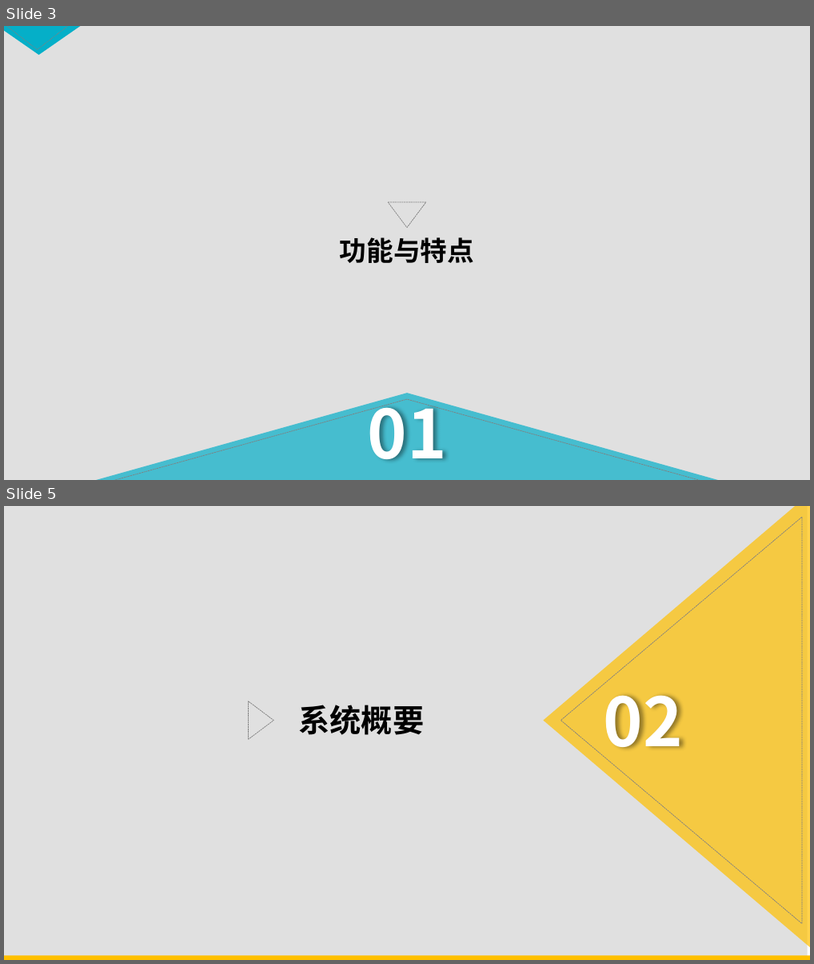
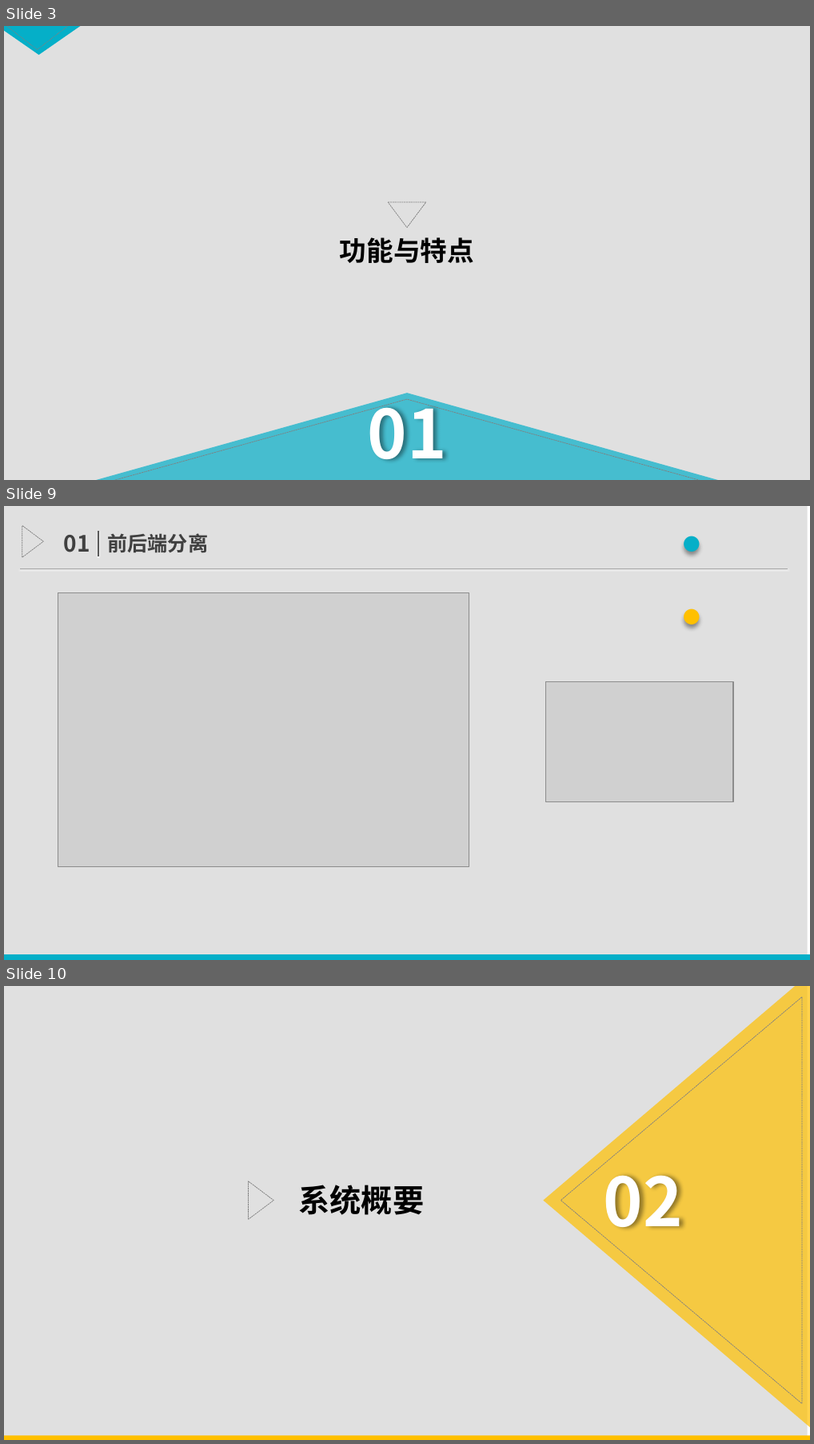
Before and after one commit to TimerChen/TrainTickets, a slide deck: Presentation/presentation.pptx. Shown one above the other, each under a label of ours: slides 3 and 5 before the commit, slides 3, 9 and 10 after it; the slides between them are not shown. The pictures are 814x964 and 814x1444 pixels, drawn with LibreOffice and Linux fonts; fonts in the diff are those of the drawing; grey boxes stand for pictures. Boxes give left, top, right and bottom in pixels: in the first picture for what was removed or moved away, otherwise in the second. Text is boxed around its words. In the diff, an @@ line names an element or a change of style, - is before the commit and + after.

```diff
--- a/Presentation/presentation.pptx
+++ b/Presentation/presentation.pptx
@@ slide 9 added at (x1=4, y1=506, x2=810, y2=960), background #FFFFFF @@
@@ rectangle added at (x1=4, y1=506, x2=808, y2=954), fill #000000 at 12% opacity @@
@@ flow chart merge added at (x1=22, y1=526, x2=43, y2=557), outline #808080 0.5 pt dashed @@
@@ text added at (x1=654, y1=506, x2=787, y2=584), 54 pt, text #05AFC8, bold @@
+· · ·
@@ text added at (x1=64, y1=535, x2=90, y2=552), 20 pt, text #404040, bold @@
+01
@@ line added from (98, 556) to (98, 531), #595959 1.5 pt @@
@@ text added at (x1=107, y1=533, x2=208, y2=553), 18 pt, text #404040, bold @@
+前后端分离
@@ line added from (20, 569) to (788, 569), #A6A6A6 0.75 pt @@
@@ picture added at (x1=58, y1=593, x2=470, y2=867) @@
@@ picture added at (x1=546, y1=682, x2=734, y2=801) @@
@@ rectangle added at (x1=4, y1=954, x2=810, y2=960), fill #05AFC8 @@
@@ what was slide 5 is now slide 10 @@
```
Also in this commit, not shown: 2 slides changed, 4 other slides added, 16 other files.
